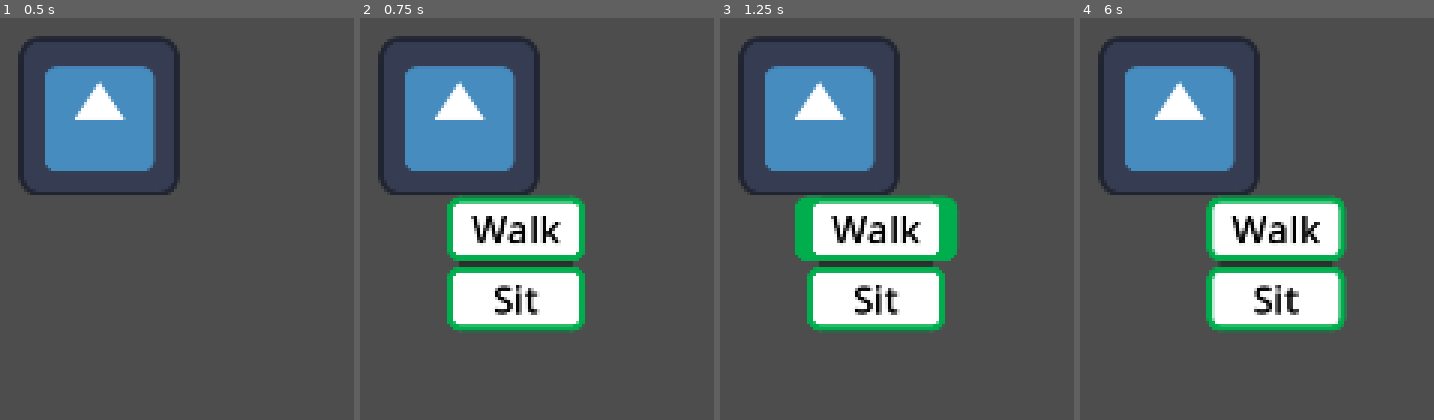
Above: before the commit, frames 1-4 (left to right).
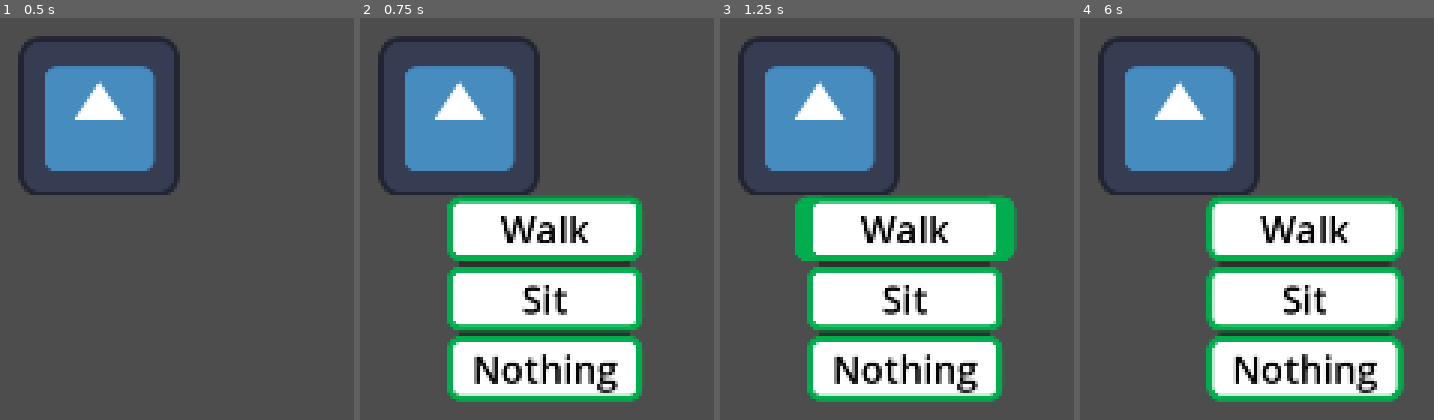
Above: after the commit, the same moments.

Repository: LatonFeed/LifeSim
Game: Godot game, scene res://main.tscn
The game is run twice, just before and just after one commit, with the same random seed, the same clock (stepped at 60 frames per second) and the same inputs. The engine's default icon, where the game draws it, is replaced by a stand-in: a white triangle on a blue panel in a dark square.
Inputs (mouse positions are in pixels of both pictures, inside the frame that each line leads up to):
- Up to frame 1 (0.5 s): no input
- Up to frame 2 (0.75 s): tap Enter at 0.5 s; move the mouse to (459, 194) at 0.52 s; click (459, 194) at 0.67 s
- Up to frame 3 (1.25 s): no input
- Up to frame 4 (6 s): click "Walk" at 1.25 s; tap Space at 2, 3.5, 5 s; move the mouse to (outside the picture) at 2.02 s; click (outside the picture) at 2.17 s; tap Enter at 2.75, 4.25 s; move the mouse to (outside the picture) at 2.77 s; click (outside the picture) at 2.92 s; move the mouse to (outside the picture) at 3.52 s; click (outside the picture) at 3.67 s; move the mouse to (outside the picture) at 4.27 s; click (outside the picture) at 4.42 s; move the mouse to (outside the picture) at 5.02 s; click (outside the picture) at 5.17 s; move the mouse to (1218, 194) at 5.77 s; click (1218, 194) at 5.92 s

Frame 1 is identical in both runs. In frame 2, 17% of the frame differs, in the area x 24-80%, y 44-96%; in frame 3, 18%, in the area x 24-84%, y 44-96%; in frame 4, 18%.

Commit message:
close menu when clicked the empty space

Diff:
--- a/life-sim/Globals/interaction_manager.gd
+++ b/life-sim/Globals/interaction_manager.gd
@@ -31,7 +31,14 @@
 
 	# 4. SHOW THE MENU
 	if active_menu:
-		# We pass the position and the list of actions to the UI
 		active_menu.show_menu(mouse_pos, all_actions)
 
 	clicked_objects.clear()
+
+# if clicked the empty space
+func _unhandled_input(event):
+	if event is InputEventMouseButton and event.pressed:
+		if event.button_index == MOUSE_BUTTON_LEFT:
+			if active_menu and active_menu.menu_background.visible:
+				print("Closing menu via global click")
+				active_menu.close_menu()
--- a/life-sim/Scenes/action_menu.gd
+++ b/life-sim/Scenes/action_menu.gd
@@ -29,3 +29,6 @@
 func _on_button_clicked(action_name):
 	print("Selected action: ", action_name)
 	menu_background.visible = false
+
+func close_menu():
+	menu_background.visible = false
--- a/life-sim/main.tscn
+++ b/life-sim/main.tscn
@@ -9,7 +9,7 @@
 
 [node name="InteractableObject" parent="." instance=ExtResource("2_0xm2m")]
 z_index = 1000
-available_actions = Array[String](["Walk", "Sit"])
+available_actions = Array[String](["Walk", "Sit", "Nothing"])
 
 [node name="Icon" type="Sprite2D" parent="."]
 position = Vector2(64, -64)
